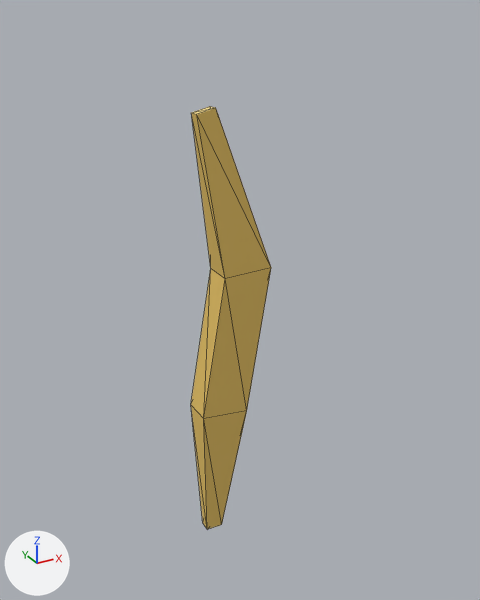
A saved change to the glTF model public/models/straw.glb.
The view is the same before and after, from a 50 mm lens placed at (-0.169, -0.351, 0.203), pointed at (0.028, 0.008, 0.024). Arrows for +X, +Y and +Z are at lower left; the lights stay in place. The picture after the commit comes second. Mesh edges are drawn as thin lines. Vertices at exactly the same position are counted once.

The first picture shows 'Straw'.
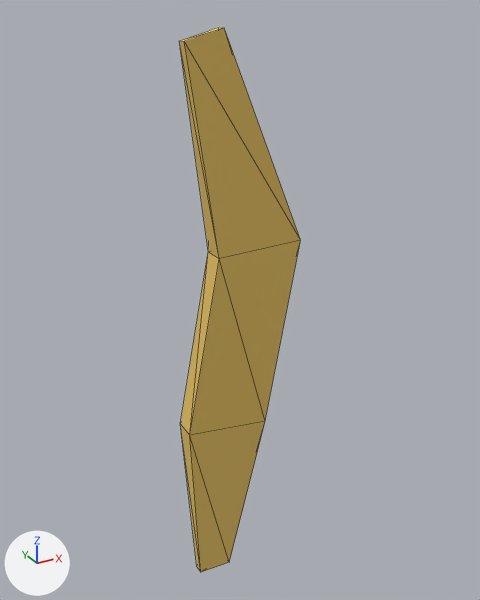
Location of each change, (x1, y1, x2, y2) in pixels of the pictures (480 x 600 px):
'Straw', reshaped (49% wider, 29% taller)
    before: (191, 106, 271, 529)
    after: (180, 27, 300, 572)

The change, as a list of edits to the scene's bpy script:
```text
Change me_straw:
    used by ob_straw; location = (0.0, 0.0, 0.0)
    remove me_straw.from_pydata(...)  # 16 vertices, 28 faces; spans x -0.01..0.041, y -0.01..0.01, z -0.15..0.151
    add me_straw.from_pydata(...)  # 16 vertices, 28 faces; spans x -0.019..0.064, y -0.008..0.008, z -0.191..0.193
    me_straw part 1
    me_straw.vertices[0].co: (-0.006, 0.004, -0.15) -> (-0.012, 0.003, -0.189)  # pixel (202, 523) -> pixel (196, 566)
    me_straw.vertices[1].co: (0.006, 0.004, -0.15) -> (0.012, 0.003, -0.191)
    me_straw.vertices[2].co: (0.006, -0.004, -0.15) -> (0.012, -0.003, -0.191)  # pixel (221, 524) -> pixel (229, 562)
    me_straw.vertices[3].co: (-0.006, -0.004, -0.15) -> (-0.012, -0.003, -0.189)  # pixel (207, 529) -> pixel (200, 572)
    me_straw.vertices[4].co: (-0.01, 0.01, -0.048) -> (-0.019, 0.008, -0.059)  # pixel (190, 404) -> pixel (180, 423)
    me_straw.vertices[5].co: (0.024, 0.01, -0.052) -> (0.04, 0.008, -0.067)
    me_straw.vertices[6].co: (0.024, -0.01, -0.052) -> (0.04, -0.008, -0.067)  # pixel (246, 410) -> pixel (265, 421)
    me_straw.vertices[7].co: (-0.01, -0.01, -0.048) -> (-0.019, -0.008, -0.059)  # pixel (203, 418) -> pixel (189, 435)
    me_straw.vertices[8].co: (0.008, 0.01, 0.049) -> (0.005, 0.008, 0.062)  # pixel (210, 268) -> pixel (208, 251)
    me_straw.vertices[9].co: (0.041, 0.01, 0.051) -> (0.064, 0.008, 0.065)
    me_straw.vertices[10].co: (0.041, -0.01, 0.051) -> (0.064, -0.008, 0.065)  # pixel (271, 267) -> pixel (300, 240)
    me_straw.vertices[11].co: (0.008, -0.01, 0.049) -> (0.005, -0.008, 0.062)  # pixel (225, 278) -> pixel (219, 258)
    me_straw.vertices[12].co: (-0.006, 0.004, 0.149) -> (-0.012, 0.003, 0.187)  # pixel (191, 112) -> pixel (179, 40)
    me_straw.vertices[13].co: (0.006, 0.004, 0.151) -> (0.012, 0.003, 0.193)  # pixel (210, 106) -> pixel (218, 27)
    me_straw.vertices[14].co: (0.006, -0.004, 0.151) -> (0.012, -0.003, 0.193)  # pixel (215, 107) -> pixel (224, 27)
    me_straw.vertices[15].co: (-0.006, -0.004, 0.149) -> (-0.012, -0.003, 0.187)  # pixel (196, 114) -> pixel (184, 41)
```
